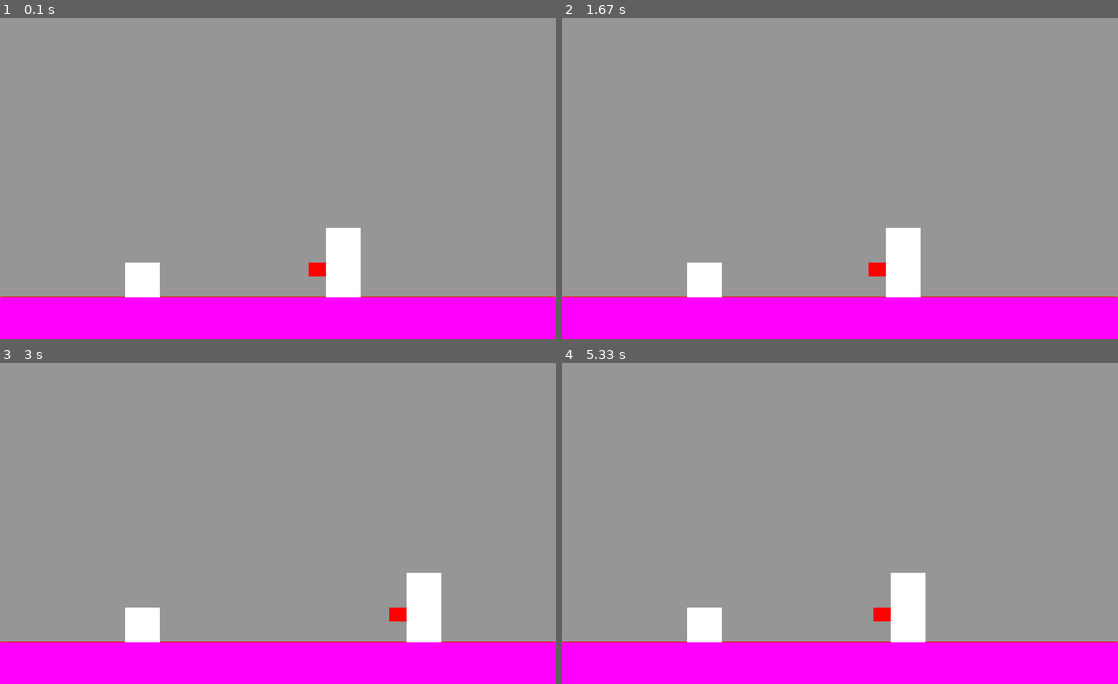
Above: before the commit, frames 1-4 (two rows, left to right).
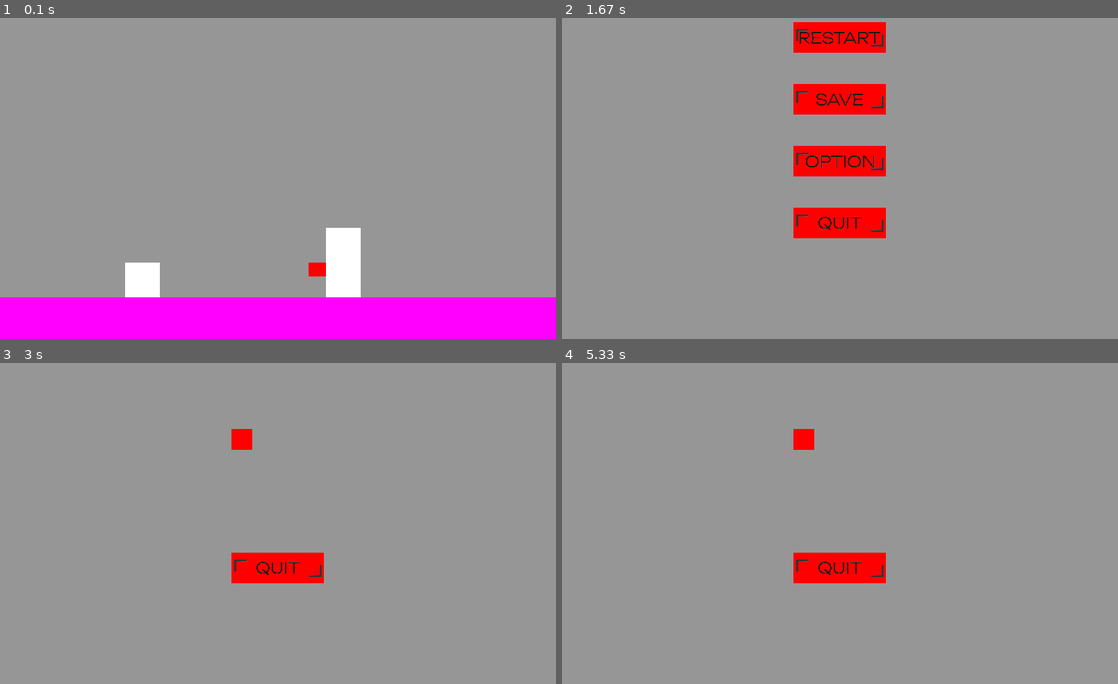
Above: after the commit, the same moments.

Repository: EliaMaillard-Salin/MiniStudio
Game: pygame game, started from Flo/IA_Boss.py
Same seed, same stepped clock (60 frames per second), same inputs: the game is played once before the commit and once after it.
Inputs (mouse positions are in pixels of both pictures, inside the frame that each line leads up to):
- Up to frame 1 (0.1 s): no input
- Up to frame 2 (1.67 s): hold P 0.33-0.8 s; click (706, 133) at 0.88 s
- Up to frame 3 (3 s): click (283, 520) at 2.22 s
- Up to frame 4 (5.33 s): no input

The runs differ from the first frame. In frame 1, 0.2% of the frame differs, in the area x 0-100%, y 86-88%; in frame 2, 22%, in the area x 0-100%, y 1-100%; in frame 3, 17%; in frame 4, 17%.

Commit message:
Menu sans option

Diff:
--- a/Flo/IA_Boss.py
+++ b/Flo/IA_Boss.py
@@ -2,6 +2,7 @@
 from random import *
 import PlayerMovement
 import Plateform
+import Menu
 
 class Boss:
     def __init__(self, x,y,c,w,h):
@@ -51,7 +52,7 @@
 
     def choose_goal(self):
         if randint(1,2) == 1 :
-                self.x_goal = randint(30,int(self.x))
+                self.x_goal = randint(0,int(self.x))
         else:
             self.x_goal = randint(int(self.x)+self.width,w_screen)
 
@@ -88,10 +89,10 @@
         return False
 
     def collide_aoe(self,object):
-        if (self.shockwave_l_x+ self.w_shockwave <= object.left and
+        if (self.shockwave_l_x+ self.w_shockwave >= object.left and
             self.shockwave_l_x <= object.right and
             self.shockwave_y <= object.bottom  and
-            self.shockwave_y + self.h_shockwave >= object.top) or (self.shockwave_r_x+ self.w_shockwave <= object.left and
+            self.shockwave_y + self.h_shockwave >= object.top) or (self.shockwave_r_x+ self.w_shockwave >= object.left and
             self.shockwave_r_x <= object.right and
             self.shockwave_y <= object.bottom  and
             self.shockwave_y + self.h_shockwave >= object.top):
@@ -146,11 +147,37 @@
             self.isJumping = False
             self.onGround = True
 
+    def pattern_boss(self):
+        if self.status_aoe == True :
+            self.attack_aoe()
+            return None
+        else :
+            self.shockwave_l_x = self.x-self.w_shockwave
+            self.shockwave_r_x = self.x+self.width
+        if self.status_attack :
+            self.attack()
+            return None
+        if self.status_parry == False:
+            action = randint(1,8)
+            self.status_damage = True
+            if action > 5 and (0 <= self.x - player.posX <= 100 or 0 <= player.posX - self.x <= 100) :
+                self.parry()
+                self.movement = False
+            else:
+                if randint(1,3) == 1 :
+                    self.attack_aoe()
+                else :
+                    self.attack()
+        else :
+            self.parry()
+            self.movement = True
+
+
 
 
 w_screen = 800
 h_screen = 600
-fen = py.display.set_mode((w_screen, h_screen))
+fen = py.display.set_mode((w_screen, h_screen),py.RESIZABLE)
 base_ground = 9*(h_screen/10)
 player = PlayerMovement.Player((w_screen/5)+20,base_ground-50,50,50)#x,y,w,h
 w_athena = 50
@@ -161,90 +188,103 @@
 list_plateform = []
 ground = Plateform.Plateform(0,base_ground,w_screen,h_screen/10,(255,0,255))
 ground.CreatePlateform(list_plateform)
-continuer = True
-
-def update_screen ():
+menu = Menu.Menu(w_screen,h_screen)
+
+def update_screen (w,h):
     fen.fill((150,150,150))
-    for i in list_plateform :
-        if (i.CheckCollision(player.playerRect)):
-            player.PlayerOnGround(i.Rect.top)
-            athena.BossOnGround(i.Rect.top)
-    for i in list_plateform :
-        i.Display(fen)
-    if player.hp > 0 :
-        player.UpdatePlayer(fen)
-    if athena.status_parry == False :
-        if athena.x > player.posX :
-            py.draw.rect(fen, (255,0,0), (athena.x_weapon-athena.w_weapon,athena.y_weapon,athena.w_weapon,athena.h_weapon))#Weapon
-            py.draw.rect(fen, athena.color, (athena.x,athena.y,athena.width,athena.height))#Athena
-        else :
-            py.draw.rect(fen, athena.color, (athena.x,athena.y,athena.width,athena.height))#Athena
-            py.draw.rect(fen, (255,0,0), (athena.x_weapon,athena.y_weapon,athena.w_weapon,athena.h_weapon))#Weapon
+    if w != fen.get_size()[0] :
+        w = fen.get_size()[0]
+        adjust(w,h)
+    if h != fen.get_size()[1] :
+        h = fen.get_size()[1]
+        adjust(w,h)
+    #Menu
+    if menu.status_pause :
+        menu.pause(w,h,fen)
     else :
-        py.draw.rect(fen, (255,255,0), (athena.x,athena.y,athena.width,athena.height))
-    if athena.status_aoe == True :
-            py.draw.rect(fen, (0,255,0), (athena.shockwave_r_x,athena.shockwave_y,athena.w_shockwave,athena.h_shockwave))
-            py.draw.rect(fen, (0,255,0), (athena.shockwave_l_x,athena.shockwave_y,athena.w_shockwave,athena.h_shockwave))
+        #Update
+        for i in list_plateform :
+            if (i.CheckCollision(player.playerRect)):
+                player.PlayerOnGround(i.Rect.top)
+                athena.BossOnGround(i.Rect.top)
+        for i in list_plateform :
+            i.Display(fen)
+        if player.hp > 0 :
+            player.UpdatePlayer(fen)
+        if athena.status_parry == False :
+            if athena.x > player.posX :
+                py.draw.rect(fen, (255,0,0), (athena.x_weapon-athena.w_weapon,athena.y_weapon,athena.w_weapon,athena.h_weapon))#Weapon
+                py.draw.rect(fen, athena.color, (athena.x,athena.y,athena.width,athena.height))#Athena
+            else :
+                py.draw.rect(fen, athena.color, (athena.x,athena.y,athena.width,athena.height))#Athena
+                py.draw.rect(fen, (255,0,0), (athena.x_weapon,athena.y_weapon,athena.w_weapon,athena.h_weapon))#Weapon
+        else :
+            py.draw.rect(fen, (255,255,0), (athena.x,athena.y,athena.width,athena.height))
+        if athena.status_aoe == True :
+                py.draw.rect(fen, (0,255,0), (athena.shockwave_r_x,athena.shockwave_y,athena.w_shockwave,athena.h_shockwave))
+                py.draw.rect(fen, (0,255,0), (athena.shockwave_l_x,athena.shockwave_y,athena.w_shockwave,athena.h_shockwave))
     py.display.flip()
 
-
-def pattern_boss():
-    if athena.status_aoe == True :
-        athena.attack_aoe()
-        return None
-    else :
-        athena.shockwave_l_x = athena.x-athena.w_shockwave
-        athena.shockwave_r_x = athena.x+athena.width
-    if athena.status_attack :
-        athena.attack()
-        return None
-    if athena.status_parry == False:
-        action = randint(1,8)
-        athena.status_damage = True
-        if action > 5 and (0 <= athena.x - player.posX <= 100 or 0 <= player.posX - athena.x <= 100) :
-            athena.parry()
-            athena.movement = False
-        else:
-            if randint(1,3) == 1 :
-                athena.attack_aoe()
-            else :
-                athena.attack()
-    else :
-        athena.parry()
-        athena.movement = True
-
-
-while continuer and end_game < 1500 :
+def adjust (w,h):
+    #Resize
+    base_ground = 9*(h/10)
+    list_plateform.pop()
+    ground.update([0,base_ground],[w,h/10])
+    ground.CreatePlateform(list_plateform)
+    if player.posX >= w :
+        player.posX = w - player.width
+    elif athena.x >= w:
+        athena.x = w - athena.width
+        athena.choose_goal()
+    player.posY = base_ground-player.height
+    athena.y = base_ground-athena.height
+    athena.shockwave_y = base_ground-athena.h_shockwave
+    athena.shockwave_l_x = athena.x-athena.w_shockwave
+    athena.shockwave_r_x = athena.x+athena.width
+
+
+
+while not menu.quit and end_game < 1500 :
+
     start_t = py.time.get_ticks()
-    update_screen()
-    if athena.movement :
-        athena.move()
-    if player.hp > 0:
-        player.Movement()
-    if (athena.time_attack >= 300 and player.hp > 0) or (athena.time_attack >= 400 and athena.status_parry) or (athena.status_aoe and athena.time_attack >= 10) or (athena.status_attack) :
-        pattern_boss()
-        athena.time_attack = 0
-        if athena.status_aoe :
-            if athena.collide_aoe(player.playerRect) and player.hp > 0 and athena.status_damage:
-                        player.hp -= 1
-                        athena.status_damage = False
-        if athena.status_attack :
-            if athena.collide_attack(player.playerRect) and player.hp > 0 and athena.status_damage:
-                        player.hp -= 1
-                        athena.status_damage = False
-                        print(player.hp)
-    for event in py.event.get():
-        if event.type == py.QUIT:
-            continuer = False
-        elif event.type == py.KEYDOWN and event.key == py.K_SPACE :
-            if not player.isJumping:
-                player.isJumping = True
-                player.verticalVelocity = -player.jumpForce
-            if randint(1,3) == 1 :
-                athena.jump()
+    update_screen(w_screen,h_screen)
+    if menu.status_pause == False :
+        pause_t = py.time.get_ticks()
+        if athena.movement :
+            athena.move()
+        if player.hp > 0:
+            player.Movement()
+        if (athena.time_attack >= 300 and player.hp > 0) or (athena.time_attack >= 400 and athena.status_parry) or (athena.status_aoe and athena.time_attack >= 10) or (athena.status_attack) :
+            athena.pattern_boss()
+            athena.time_attack = 0
+            if athena.status_aoe :
+                if athena.collide_aoe(player.playerRect) and player.hp > 0 and athena.status_damage:
+                            player.hp -= 1
+                            athena.status_damage = False
+                            print(player.hp)
+            if athena.status_attack :
+                if athena.collide_attack(player.playerRect) and player.hp > 0 and athena.status_damage:
+                            player.hp -= 1
+                            athena.status_damage = False
+                            print(player.hp)
+
+    if menu.status_pause == False:
+        for event in py.event.get():
+            if event.type == py.KEYDOWN :
+                if event.key == py.K_p :
+                    menu.status_pause = True
+                elif event.key == py.K_SPACE :
+                    if not player.isJumping:
+                        player.isJumping = True
+                        player.verticalVelocity = -player.jumpForce
+                    if randint(1,3) == 1 :
+                        athena.jump()
+            elif event.type == py.VIDEORESIZE :
+                    w_screen, h_screen = event.w, event.h
+                    py.display.set_mode((w_screen, h_screen),py.RESIZABLE)
+                    adjust(w_screen,h_screen)
 
     athena.time_attack += py.time.get_ticks() - start_t
-
     if player.hp == 0:
         end_game += py.time.get_ticks() - start_t
     clock.tick(200)
--- a/Flo/Menu.py
+++ b/Flo/Menu.py
@@ -5,20 +5,25 @@
         self.x = width/8*2
         self.y = height/6
         self.size = [(width/8)*4,height/6*4]
-        self.size_button = [self.size[0]/5*2,self.size[1]/8]
+        self.size_button = [self.size[0]/5*2,self.size[1]/9]
         self.x_button = 0
         self.y_restart = 0
+        self.y_save = 0
         self.y_option = 0
         self.y_quit = 0
+        self.x_square_sound = width/8*2
+        self.y_square_sound = 0
         #Condition
+        self.status_pause = False
         self.option_status = False
+        self.quit = False
 
     def update_size(self, w, h):
         self.x = w/8*2
         self.y = h/6
         self.size = [(w/8)*4,h/6*4]
         self.x_button = self.x + self.size[0]/3
-        self.size_button = [self.size[0]/3,self.size[1]/8]
+        self.size_button = [self.size[0]/3,self.size[1]/9]
 
     def test_collide(self,posY):
         pos_mouse = py.mouse.get_pos()
@@ -26,8 +31,8 @@
             return True
         return False
 
-    def button_restart(self):
-        self.y_restart = self.y + self.size[1]/8*2
+    def button_restart(self,fen):
+        self.y_restart = self.y + self.size[1]/9
         if self.test_collide(self.y_restart):
             restart = py.image.load("Flo/Button/RESTART1.png")
         else :
@@ -36,8 +41,18 @@
         py.draw.rect(fen, (255,0,0),(self.x_button,self.y_restart,self.size_button[0],self.size_button[1]))
         fen.blit(newrestart,(self.x_button,self.y_restart))
 
-    def button_option(self) :
-        self.y_option = self.y + self.size[1]/8*4
+    def button_save(self,fen):
+            self.y_save = self.y + self.size[1]/9*3
+            if self.test_collide(self.y_save):
+                restart = py.image.load("Flo/Button/SAVE1.png")
+            else :
+                restart = py.image.load("Flo/Button/SAVE.png")
+            newrestart = py.transform.scale(restart,(self.size_button[0],self.size_button[1]))
+            py.draw.rect(fen, (255,0,0),(self.x_button,self.y_save,self.size_button[0],self.size_button[1]))
+            fen.blit(newrestart,(self.x_button,self.y_save))
+
+    def button_option(self,fen) :
+        self.y_option = self.y + self.size[1]/9*5
         if self.test_collide(self.y_option):
             option = py.image.load("Flo/Button/OPTION1.png")
         else :
@@ -46,8 +61,8 @@
         py.draw.rect(fen, (255,0,0),(self.x_button,self.y_option,self.size_button[0],self.size_button[1]))
         fen.blit(newoption,(self.x_button,self.y_option))
 
-    def button_quit(self) :
-        self.y_quit = self.y + self.size[1]/8*6
+    def button_quit(self,fen) :
+        self.y_quit = self.y + self.size[1]/9*7
         if self.test_collide(self.y_quit):
             quit = py.image.load("Flo/Button/QUIT1.png")
         else :
@@ -56,35 +71,34 @@
         py.draw.rect(fen, (255,0,0),(self.x_button,self.y_quit,self.size_button[0],self.size_button[1]))
         fen.blit(newquit,(self.x_button,self.y_quit))
 
-    def menu_pause(self):
-        py.draw.rect(fen, (255,255,255),(self.x,self.y,self.size[0],self.size[1]))
+    def square_sound(self, fen) :
+        self.x_square_sound = self.x + self.size[0]/9
+        self.y_square_sound = self.y + self.size[1]/9*3
+        py.draw.rect(fen, (255,0,0),(self.x_button,self.y_save,30,30))
+    def menu_pause(self,fen):
         if not self.option_status :
-            self.button_restart()
-            self.button_option()
-            self.button_quit()
+            self.button_restart(fen)
+            self.button_save(fen)
+            self.button_option(fen)
+            self.button_quit(fen)
+        else :
+            self.square_sound(fen)
 
+            self.button_quit(fen)
 
-
-
-w_screen = 800
-h_screen = 600
-fen = py.display.set_mode((w_screen, h_screen),py.RESIZABLE)
-clock = py.time.Clock()
-menu = Menu(w_screen,h_screen)
-continuer = True
-
-while continuer :
-
-    for event in py.event.get():
-        if event.type == py.QUIT:
-            continuer = False
-        elif event.type == py.KEYDOWN :
-            if event.key == py.K_p :
-                continuer = False
-        elif event.type == py.VIDEORESIZE :
-            w_screen, h_screen = event.w, event.h
-            fen = py.display.set_mode((w_screen, h_screen),py.RESIZABLE)
-    menu.update_size(w_screen,h_screen)
-    menu.menu_pause()
-    py.display.flip()
-    clock.tick(60)
+    def pause(self,w,h,fen):
+        for eventMenu in py.event.get():
+            if eventMenu.type == py.MOUSEBUTTONDOWN :
+                if eventMenu.button == 1 and self.test_collide(self.y_restart) and not self.option_status:
+                    self.status_pause = False
+                elif eventMenu.button == 1 and self.test_collide(self.y_option) and self.status_pause :
+                    self.option_status = True
+                elif eventMenu.button == 1 and self.test_collide(self.y_quit) and not self.option_status:
+                    self.quit = True
+                elif eventMenu.button == 1 and self.test_collide(self.y_quit) and self.option_status:
+                    self.option_status = False
+            elif eventMenu.type == py.VIDEORESIZE :
+                w, h = eventMenu.w, eventMenu.h
+                self.fen = py.display.set_mode((w, h),py.RESIZABLE)
+        self.update_size(w,h)
+        self.menu_pause(fen)
--- a/Flo/Plateform.py
+++ b/Flo/Plateform.py
@@ -5,25 +5,31 @@
     def __init__(self,posX,posY,width,height,color):
         self.posX = posX
         self.posY = posY
-        self.Rect = pygame.Rect(posX,posY,width,height)
+        self.width = width
+        self.height = height
+        self.Rect = pygame.Rect(posX,posY,self.width,self.height)
         self.color = color
-        self.Ground = pygame.Rect(posX + 1 , posY - 1, width - 2 , 1)
 
     def CreatePlateform(self,plateformeList):
         plateformeList.append(self)
 
     def Display(self,surface):
         pygame.draw.rect(surface,self.color, self.Rect)
-        pygame.draw.rect(surface,"red",self.Ground)
 
     def PlateformCollision(self, Rect):
-        if (self.Ground.left + self.Ground.width >= Rect.left and
-            self.Ground.left <= Rect.left + Rect.width and
-            self.Ground.top + self.Ground.height >= Rect.bottom - 10  and
-            self.Ground.top <= Rect.top + Rect.height): #Collision avec le sol
+        if (self.Rect.left + self.Rect.width >= Rect.left and
+            self.Rect.left <= Rect.left + Rect.width and
+            self.Rect.top + self.Rect.height >= Rect.bottom - 10  and
+            self.Rect.top <= Rect.top + Rect.height): #Collision avec le sol
             return True
         return False
 
+    def update(self, screenPos : tuple[int,int], screenSize : tuple[int,int]):
+        self.posX = screenPos[0]
+        self.posY = screenPos[1]
+        self.width = screenSize[0]
+        self.height = screenSize[1]
+        self.Rect = pygame.Rect(self.posX,self.posY,self.width,self.height)
 
     def CheckCollision(self, Rect):
         if self.PlateformCollision(Rect) :
